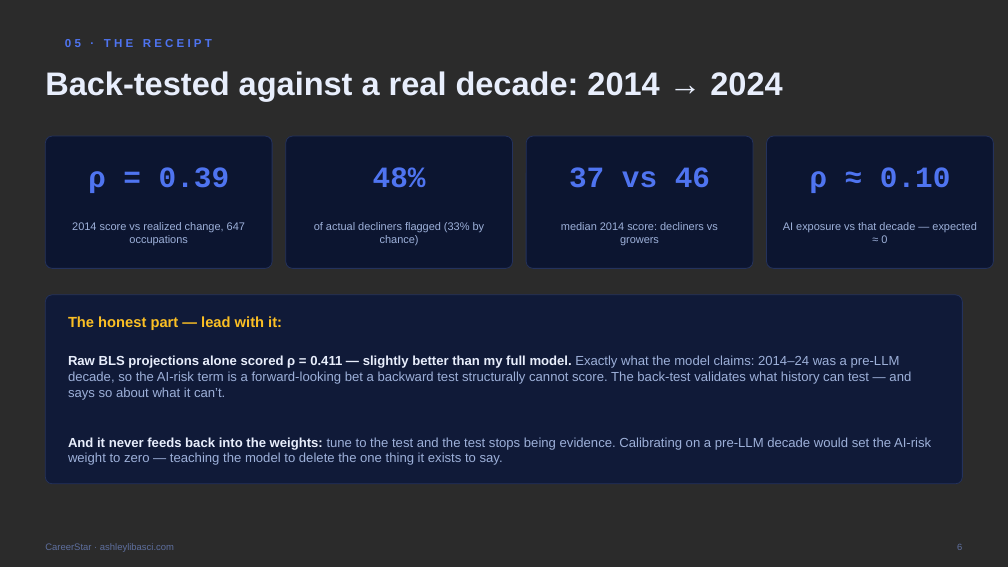
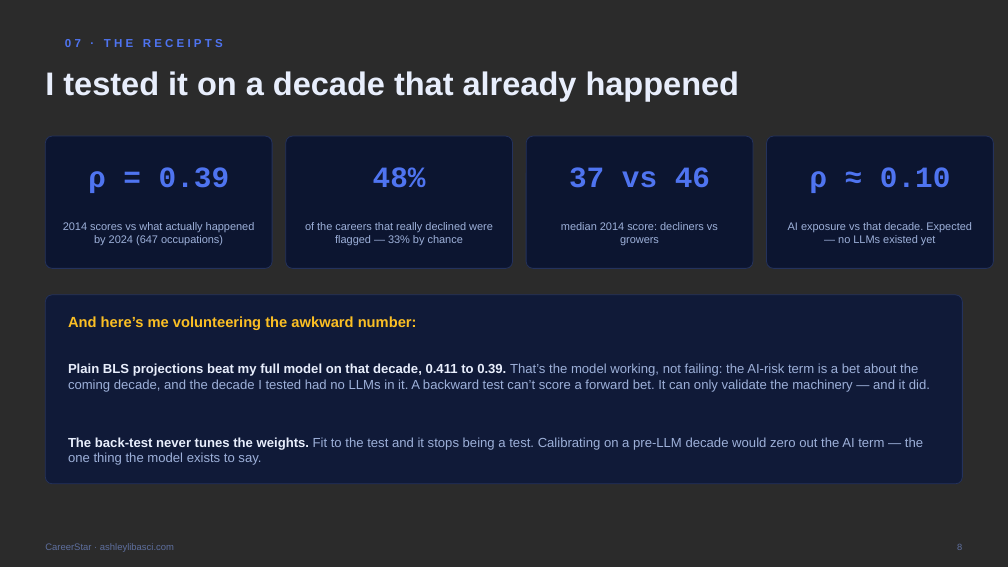
Before and after one commit to ashleylibasci/careerstar, a slide deck: slide 8 of docs/CareerStar-CapitalOne.pptx (slide 6 before the commit). Drawn at 1008x567 pixels with LibreOffice and Linux fonts; fonts in the diff are those of the drawing; background and template pictures are left out; a plain dark background stands for a picture behind light text. Boxes give left, top, right and bottom in pixels: in the first picture for what was removed or moved away, otherwise in the second. Text is boxed around its words. In the diff, an @@ line names an element or a change of style, - is before the commit and + after.

```diff
--- a/docs/CareerStar-CapitalOne.pptx
+++ b/docs/CareerStar-CapitalOne.pptx
@@ text at box(65, 39, 223, 47): text changed @@
-05 · THE RECEIPT
+07 · THE RECEIPTS
@@ text at box(45, 71, 740, 101): text changed @@
-Back-tested against a real decade: 2014 → 2024
+I tested it on a decade that already happened
@@ text at box(63, 222, 255, 245): text changed @@
-2014 score vs realized change, 647 occupations
+2014 scores vs what actually happened by 2024 (647 occupations)
@@ text at box(305, 222, 493, 245): text changed @@
-of actual decliners flagged (33% by chance)
+of the careers that really declined were flagged — 33% by chance
@@ text at box(788, 222, 972, 245): text changed @@
-AI exposure vs that decade — expected ≈ 0
+AI exposure vs that decade. Expected — no LLMs existed yet
@@ text at box(68, 316, 417, 330): text changed @@
-The honest part — lead with it:
+And here’s me volunteering the awkward number:
@@ text at box(68, 363, 930, 392): text changed @@
-Raw BLS projections alone scored ρ = 0.411 — slightly better than my full model. Exactly what the model claims: 2014–24 was a pre-LLM decade, so the AI-risk term is a forward-looking bet a backward test structurally cannot score. The back-test validates what history can test — and says so about what it can’t.
+Plain BLS projections beat my full model on that decade, 0.411 to 0.39. That’s the model working, not failing: the AI-risk term is a bet about the coming decade, and the decade I tested had no LLMs in it. A backward test can’t score a forward bet. It can only validate the machinery — and it did.
@@ text at box(68, 437, 923, 465): text changed @@
-And it never feeds back into the weights: tune to the test and the test stops being evidence. Calibrating on a pre-LLM decade would set the AI-risk weight to zero — teaching the model to delete the one thing it exists to say.
+The back-test never tunes the weights. Fit to the test and it stops being a test. Calibrating on a pre-LLM decade would zero out the AI term — the one thing the model exists to say.
```
Also in this commit, not shown: 8 other slides changed, 5 slides added, 5 slides removed, 1 other file.
